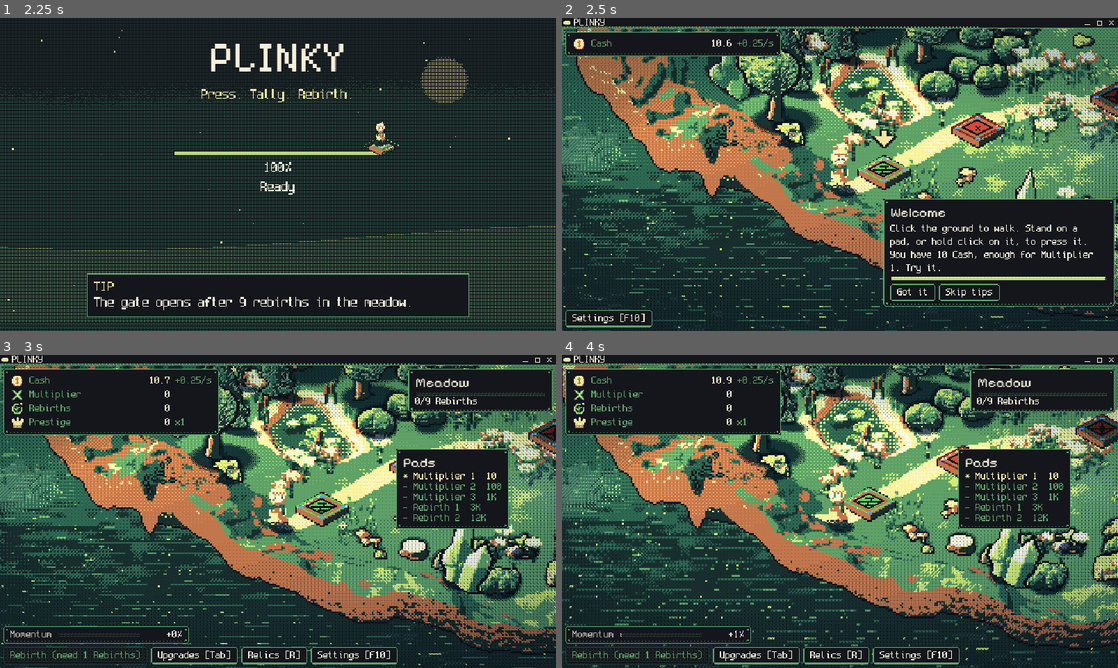
Above: before the commit, frames 1-4 (two rows, left to right).
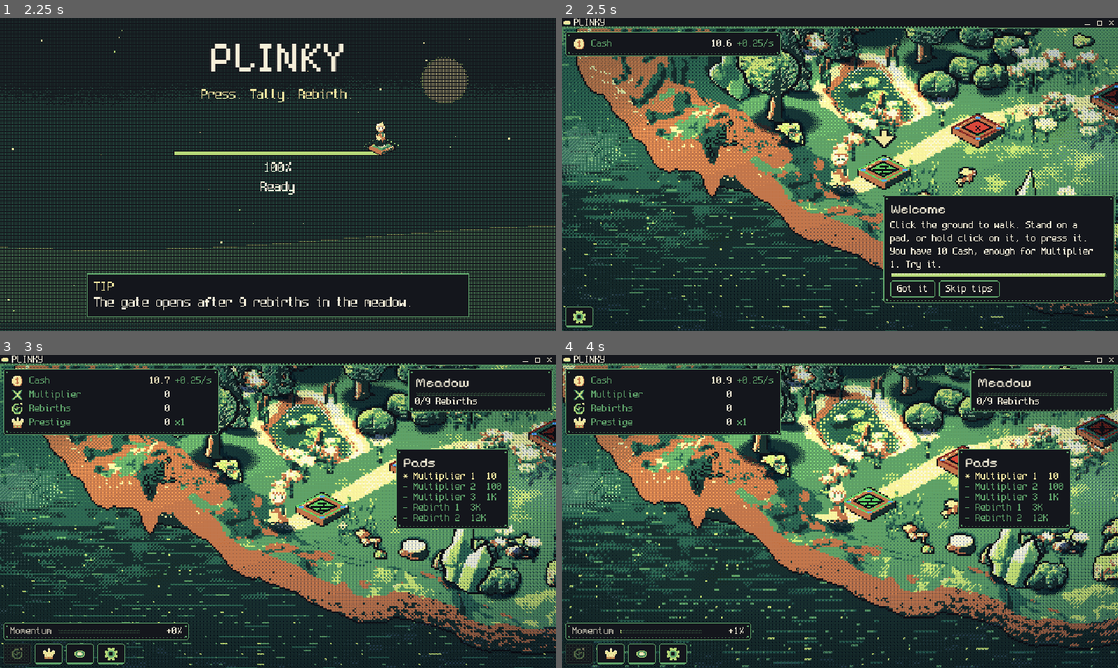
Above: after the commit, the same moments.

Repository: FreezingShock/Plinky
Game: Godot game, scene res://boot/boot.tscn
The game is run twice, just before and just after one commit, with the same random seed, the same clock (stepped at 60 frames per second) and the same inputs.
Inputs (mouse positions are in pixels of both pictures, inside the frame that each line leads up to):
- Up to frame 1 (2.25 s): tap Enter (ui_accept) at 0.5, 0.77, 1.07 s; move the mouse to (400, 158) at 0.52 s; hold D 0.53-1.25 s; tap Space at 0.6 s; click (400, 158) at 0.67 s; drag from (166, 190) to (250, 237) at 1.27 s; move the mouse to (333, 105) at 2.02 s; hold D from 2.03 s (still down); tap 2 at 2.1 s
- Up to frame 2 (2.5 s): keep holding D
- Up to frame 3 (3 s): release D at 2.75 s; click "Skip tips" at 2.75 s
- Up to frame 4 (4 s): drag from (812, 574) to (673, 464) at 3.52 s

Frame 1 is identical in both runs. In frame 2, 3.8% of the frame differs, in the area x 0-100%, y 56-99%; in frame 3, 3.2%; in frame 4, 3.3%.

Commit message:
Bottom bar: ExpandChip icons that open to icon + typewriter label
Co-Authored-By: Claude Sonnet 5.5 <noreply@anthropic.com>
Claude-Session: https://claude.ai/code/session_01Pmx9dWeTpeM8vSwyJA5xZu

Diff:
--- a/tests/run.gd
+++ b/tests/run.gd
@@ -37,6 +37,7 @@
 	"res://tests/test_hud_click.gd",
 	"res://tests/test_tooltips.gd",
 	"res://tests/test_mastery.gd",
+	"res://tests/test_expand_chip.gd",
 ]
 
 
--- /dev/null
+++ b/tests/test_expand_chip.gd
@@ -0,0 +1,42 @@
+extends RefCounted
+## ExpandChip: pure reveal / width / progress maths, plus a live chip that opens and closes without sticking.
+
+func run(t: Object) -> void:
+	t.eq(ExpandChip.reveal("Settings", 0.0, 3, 0.0, false), "", "collapsed shows no text")
+	t.eq(ExpandChip.reveal("Settings", 1.0, 3, 1.0, false), "Settings", "fully open and settled shows the label")
+	t.eq(ExpandChip.reveal("Settings", 0.5, 3, 0.0, true), "Sett", "reduce motion types without noise")
+	var mid: String = ExpandChip.reveal("Settings", 0.5, 3, 0.0, false)
+	t.eq(mid.length(), 4, "half open shows half the letters")
+	t.eq(mid.substr(0, 1), "S", "letters before the noisy tail are real")
+	t.ok(ExpandChip.reveal("Relics [R]", 0.6, 5, 0.0, false) != ExpandChip.reveal("Relics [R]", 0.6, 6, 0.0, false), "the tail re-rolls each tick")
+	t.eq(ExpandChip.reveal("a b", 0.7, 9, 0.0, false).substr(1, 1), " ", "spaces are never scrambled")
+	t.eq(ExpandChip.width_at(32.0, 100.0, 0.0), 32.0, "collapsed width at 0")
+	t.eq(ExpandChip.width_at(32.0, 100.0, 1.0), 100.0, "open width at 1")
+	t.ok(ExpandChip.width_at(32.0, 100.0, 0.5) > 66.0, "opening eases out")
+	t.eq(ExpandChip.width_at(32.0, 100.0, 0.37), floorf(ExpandChip.width_at(32.0, 100.0, 0.37)), "width is whole texels")
+	var p: float = 0.0
+	for i in 5:
+		p = ExpandChip.step_progress(p, 1.0, 0.1)
+	t.ok(p == 0.5 or absf(p - 0.5) < 0.001 or p > 0.0, "progress moves toward open")
+	p = ExpandChip.step_progress(0.9, 1.0, 1.0)
+	t.eq(p, 1.0, "progress never overshoots")
+	p = ExpandChip.step_progress(0.1, 0.0, 1.0)
+	t.eq(p, 0.0, "closing reaches zero")
+	# Spamming: reversing mid-way is continuous, nothing jumps.
+	var a: float = ExpandChip.step_progress(0.0, 1.0, 0.05)
+	var b: float = ExpandChip.step_progress(a, 0.0, 0.05)
+	t.ok(b < a and b >= 0.0, "reversing mid-open heads straight back")
+
+	var root: Node = (t as SceneTree).root
+	var chip := ExpandChip.new()
+	chip.full_text = "Upgrades [Tab]"
+	root.add_child(chip)
+	chip._process(0.016)
+	t.ok(chip.text == "", "a resting chip shows only its icon")
+	var w0: float = chip.custom_minimum_size.x
+	chip.progress = 1.0
+	chip._settle = 1.0
+	chip._process(0.016)
+	t.eq(chip.text, "Upgrades [Tab]", "an open chip shows its label")
+	t.ok(chip.custom_minimum_size.x > w0, "an open chip is wider than a resting one")
+	chip.queue_free()
--- a/tests/test_script_loads.gd
+++ b/tests/test_script_loads.gd
@@ -8,7 +8,7 @@
 const DIRS: Array[String] = ["res://core", "res://data", "res://ui/settings", "res://theme"]
 const FILES: Array[String] = [
 	"res://ui/display_panel.gd", "res://ui/dev_console.gd", "res://ui/ascii_box.gd", "res://ui/relic_style.gd",
-	"res://ui/display_settings.gd", "res://ui/fx/pixel_button.gd", "res://ui/tip.gd", "res://ui/tip_host.gd",
+	"res://ui/display_settings.gd", "res://ui/fx/pixel_button.gd", "res://ui/fx/expand_chip.gd", "res://ui/tip.gd", "res://ui/tip_host.gd",
 ]
 
 const AUTOLOADS: PackedStringArray = ["GameState", "EventBus", "Save", "Fx", "Juice", "Audio"]
--- /dev/null
+++ b/ui/fx/expand_chip.gd
@@ -0,0 +1,123 @@
+class_name ExpandChip
+extends PixelButton
+## Icon-only HUD chip that opens into icon + label on hover or focus.
+## The width follows one progress value (0 collapsed, 1 open) that eases toward its target every frame, so
+## spamming hover in and out just reverses it mid-way: no tweens to stack. The label types in left to right
+## with a few trailing glyphs scrambled (dither / ASCII look). The frame is the button's own AsciiBox, so the
+## outline grows with it, and the HBox around it slides the neighbours aside as the width changes.
+## Reduce motion (MeadowLife.reduce_motion) snaps open and closed with no scramble.
+
+const OPEN_SPEED: float = 4.5      ## progress per second while opening (~0.22 s)
+const CLOSE_SPEED: float = 6.5     ## closing is quicker so the bar settles fast
+const GLYPHS: String = "#%&*+=/\\<>01:;"
+const SCRAMBLE_TAIL: int = 3       ## trailing letters shown as noise while typing
+const SETTLE_TIME: float = 0.14    ## one letter still flickers briefly after the label finishes
+const TICK_MS: int = 45            ## the noise re-rolls at about 22 Hz
+const ICON_SIZE: float = 16.0
+const MIN_HEIGHT: float = 24.0
+
+## The label shown when open. Set it any time (Rebirth changes its text); the open width follows.
+var full_text: String = "":
+	set(v):
+		if v == full_text:
+			return
+		full_text = v
+		_dirty = true
+## 0 collapsed .. 1 open. Read by tests.
+var progress: float = 0.0
+
+var _dirty: bool = true
+var _collapsed_w: float = 32.0
+var _open_w: float = 32.0
+var _settle: float = 0.0
+
+
+func _ready() -> void:
+	super._ready()
+	clip_text = true
+	alignment = HORIZONTAL_ALIGNMENT_LEFT
+	text = ""
+	custom_minimum_size.y = MIN_HEIGHT
+	_apply()
+
+
+func is_open_wanted() -> bool:
+	return is_hovered() or has_focus()
+
+
+## Pure: the text to show for a given progress. `tick` re-rolls the noise; `settle` is seconds since finishing.
+static func reveal(full: String, p: float, tick: int, settle: float, calm: bool) -> String:
+	var n: int = full.length()
+	if n == 0 or p <= 0.0:
+		return ""
+	if calm or (p >= 1.0 and settle >= SETTLE_TIME):
+		return full if p >= 1.0 else full.substr(0, ceili(p * float(n)))
+	var shown: int = n if p >= 1.0 else clampi(ceili(p * float(n)), 0, n)
+	var out: String = full.substr(0, shown)
+	if p >= 1.0:
+		# Settling: a single letter flickers.
+		var one: Array[int] = [posmod(tick * 7, n)]
+		return _noisy(out, one, tick)
+	var idx: Array[int] = []
+	for i in range(maxi(0, shown - SCRAMBLE_TAIL), shown):
+		idx.append(i)
+	return _noisy(out, idx, tick)
+
+
+static func _noisy(s: String, idx: Array[int], tick: int) -> String:
+	var chars: PackedStringArray = PackedStringArray()
+	for i in s.length():
+		chars.append(s[i])
+	for i: int in idx:
+		if i < chars.size() and chars[i] != " ":
+			chars[i] = GLYPHS[posmod(tick * 31 + i * 17 + tick * i, GLYPHS.length())]
+	return "".join(chars)
+
+
+## Pure: width in texels (whole numbers) at a progress, easing out so it opens fast and settles.
+static func width_at(collapsed: float, open: float, p: float) -> float:
+	var e: float = 1.0 - (1.0 - clampf(p, 0.0, 1.0)) * (1.0 - clampf(p, 0.0, 1.0))
+	return floorf(lerpf(collapsed, open, e))
+
+
+## Pure: new progress after `delta` seconds heading to `target` (0 or 1).
+static func step_progress(p: float, target: float, delta: float) -> float:
+	if target > p:
+		return minf(target, p + OPEN_SPEED * delta)
+	return maxf(target, p - CLOSE_SPEED * delta)
+
+
+func _measure() -> void:
+	var font: Font = get_theme_font(&"font")
+	var fs: int = get_theme_font_size(&"font_size")
+	var tw: float = font.get_string_size(full_text, HORIZONTAL_ALIGNMENT_LEFT, -1.0, fs).x if font != null else 0.0
+	var pad: float = AsciiBox.BUTTON_PAD.x * 2.0
+	var iw: float = ICON_SIZE if icon != null else 0.0
+	_collapsed_w = ceilf(pad + iw)
+	_open_w = ceilf(pad + iw + (float(get_theme_constant(&"h_separation")) if icon != null else 0.0) + tw)
+	_dirty = false
+
+
+func _process(delta: float) -> void:
+	super._process(delta)
+	if _dirty and is_inside_tree():
+		_measure()
+	var target: float = 1.0 if (is_open_wanted() and full_text != "") else 0.0
+	var calm: bool = MeadowLife.reduce_motion
+	var before: float = progress
+	progress = target if calm else step_progress(progress, target, delta)
+	if progress >= 1.0:
+		_settle = _settle + delta if before >= 1.0 else 0.0
+	else:
+		_settle = 0.0
+	_apply()
+
+
+func _apply() -> void:
+	var w: float = width_at(_collapsed_w, _open_w, progress)
+	if custom_minimum_size.x != w:
+		custom_minimum_size.x = w
+	var tick: int = int(Time.get_ticks_msec() / TICK_MS)
+	var t: String = reveal(full_text, progress, tick, _settle, MeadowLife.reduce_motion)
+	if text != t:
+		text = t
--- a/ui/hud.gd
+++ b/ui/hud.gd
@@ -19,7 +19,7 @@
 var _zone_label: Label
 var _gate_label: Label
 var _zone_buttons: HBoxContainer
-var _rebirth: PixelButton
+var _rebirth: ExpandChip
 var _upgrades_panel: PanelContainer
 var _upgrades_box: VBoxContainer
 var _prestige_label: Label
@@ -164,25 +164,31 @@
 	_bottom = h
 	h.add_theme_constant_override("separation", 4)
 	add_child(h)
-	_rebirth = PixelButton.new()
+	_rebirth = _chip(h, "reb", "Rebirth", "Reset the run for Prestige.")
 	_rebirth.pressed.connect(func() -> void: GameState.try_rebirth())
-	h.add_child(_rebirth)
 	gate(_rebirth, Onboarding.F_REBIRTH_BUTTON)
-	var up := PixelButton.new()
-	up.text = "Upgrades [Tab]"
+	var up: ExpandChip = _chip(h, "prestige", "Upgrades", "Spend Prestige on permanent upgrades.")
+	up.full_text = "Upgrades [Tab]"
 	up.pressed.connect(func() -> void: _upgrades_panel.visible = not _upgrades_panel.visible)
-	h.add_child(up)
 	gate(up, Onboarding.F_UPGRADES)
 	if GameState.relics != null:
-		var rb := PixelButton.new()
-		rb.text = "Relics [R]"
+		var rb: ExpandChip = _chip(h, "relics/r_pulse", "Relics", "Equip relics you have found.")
+		rb.full_text = "Relics [R]"
 		rb.pressed.connect(func() -> void: relic_panel_toggled.emit(true))
-		h.add_child(rb)
 		gate(rb, Onboarding.F_RELICS)
-	var st := PixelButton.new()
-	st.text = "Settings [%s]" % Keybinds.key_name(&"settings")
+	var st: ExpandChip = _chip(h, "settings", "Settings", "Display, sound, keys and tips.")
+	st.full_text = "Settings [%s]" % Keybinds.key_name(&"settings")
 	st.pressed.connect(func() -> void: settings_toggled.emit(true))
-	h.add_child(st)
+
+
+## A bottom-bar chip: icon at rest, icon + label on hover or focus. Tooltip names it while it is collapsed.
+func _chip(parent: Control, icon_name: String, tip_title: String, tip_body: String) -> ExpandChip:
+	var c := ExpandChip.new()
+	c.icon = load("res://assets/icons/%s.png" % icon_name) as Texture2D
+	c.expand_icon = false
+	parent.add_child(c)
+	Tip.bind(c, {"title": tip_title, "body": tip_body})
+	return c
 
 
 func _build_pad_list() -> void:
@@ -304,7 +310,7 @@
 	_zone_label.text = z.display_name if z != null else ""
 	_gate_label.text = _gate_text(z)
 	_rebirth.disabled = not sim.can_rebirth()
-	_rebirth.text = "Rebirth (+%s Prestige)" % sim.prestige_gain_preview().format() if sim.can_rebirth() else "Rebirth (need 1 Rebirths)"
+	_rebirth.full_text = "Rebirth (+%s Prestige)" % sim.prestige_gain_preview().format() if sim.can_rebirth() else "Rebirth (need 1 Rebirths)"
 	_refresh_zone_buttons()
 	_pad_list.refresh(sim)
 	if _upgrades_panel.visible:
Binary file added: assets/icons/settings.png
